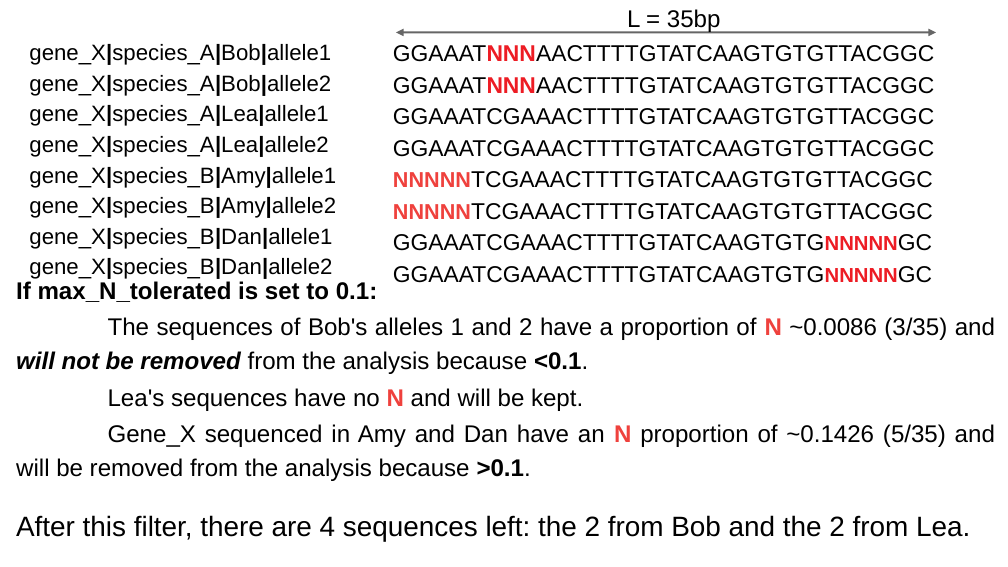
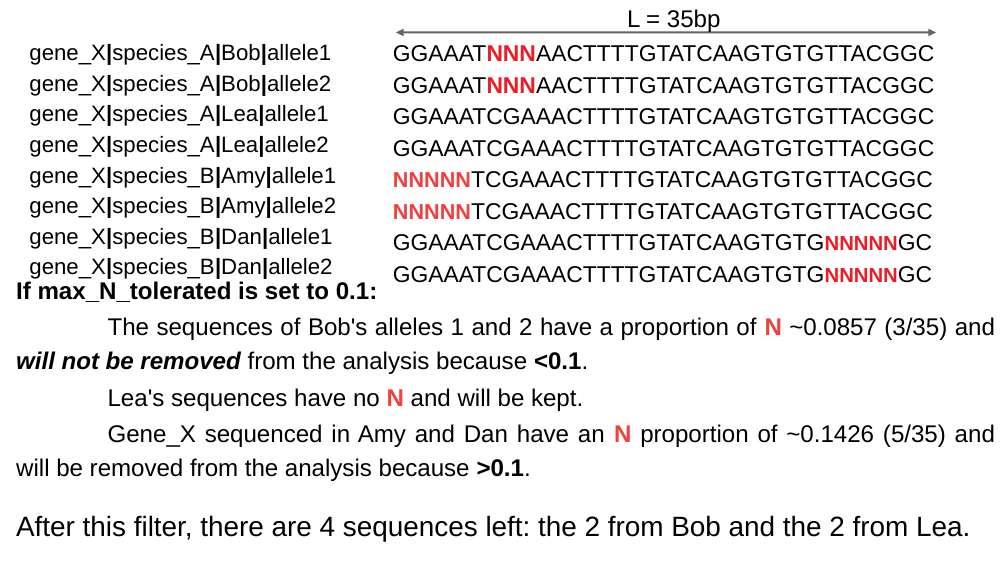
Before and after one commit to popgenomics/ABConline, a slide deck: slide 1 of webinterface/pictures_folder/filters.odp. Drawn at 1008x567 pixels with LibreOffice and Linux fonts; fonts in the diff are those of the drawing. Boxes give left, top, right and bottom in pixels: in the first picture for what was removed or moved away, otherwise in the second. Text is boxed around its words. In the diff, an @@ line names an element or a change of style, - is before the commit and + after.

```diff
--- a/webinterface/pictures_folder/filters.odp
+++ b/webinterface/pictures_folder/filters.odp
@@ text at (16, 317, 995, 374): text changed @@
-The sequences of Bob's alleles 1 and 2 have a proportion of N ~0.0086 (3/35) and will not be removed from the analysis because <0.1.
+The sequences of Bob's alleles 1 and 2 have a proportion of N ~0.0857 (3/35) and will not be removed from the analysis because <0.1.
```
Also in this commit, not shown: 1 other file.
